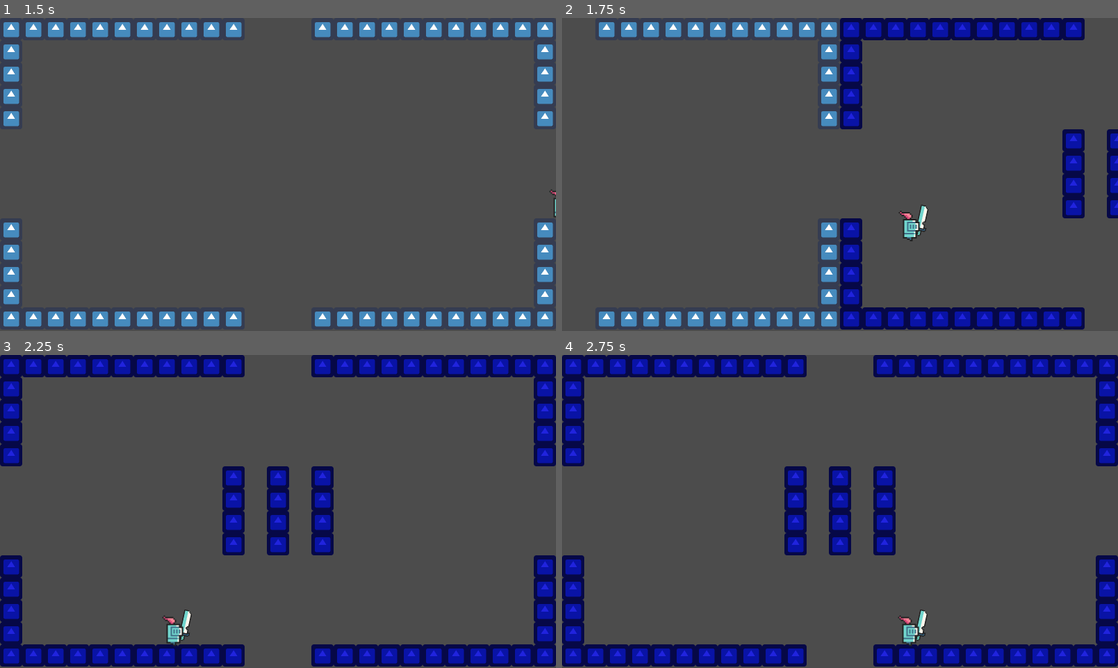
Above: before the commit, frames 1-4 (two rows, left to right).
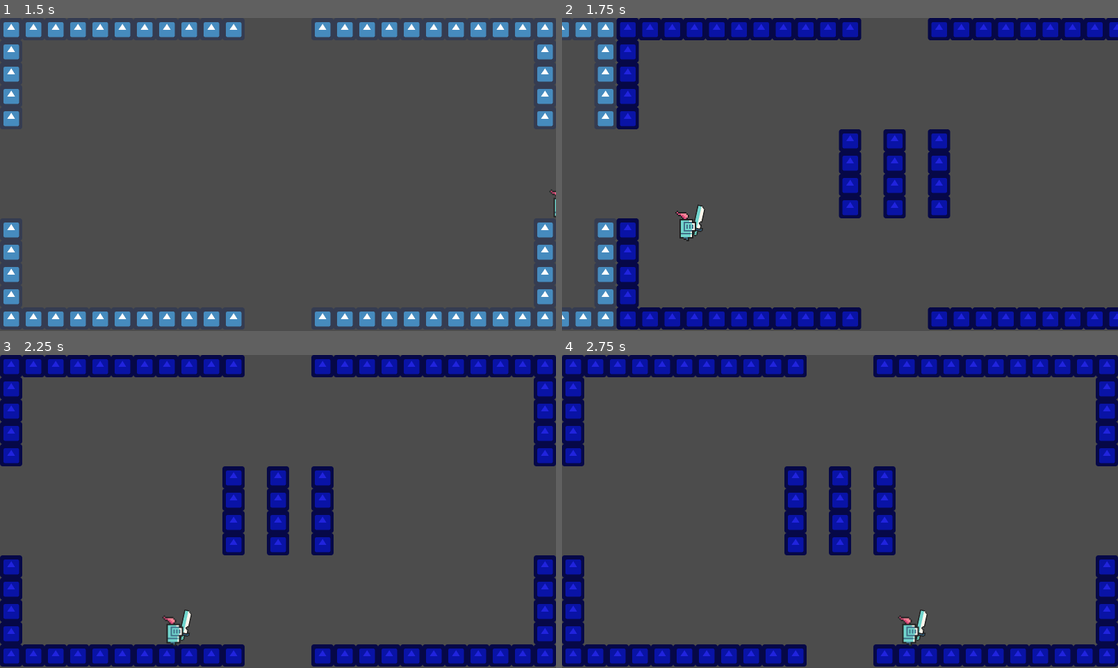
Above: after the commit, the same moments.

Repository: guillermo-st/roguelike-tdl
Game: Godot game, scene res://scenes/game/GameController.tscn
Same seed, same stepped clock (60 frames per second), same inputs: the game is played once before the commit and once after it. The engine's default icon, where the game draws it, is replaced by a stand-in: a white triangle on a blue panel in a dark square.
Inputs:
- Up to frame 1 (1.5 s): tap Enter at 0.5 s; hold Right (ui_right) 0.53-1.28 s; hold Down (ui_down) from 1.28 s (still down)
- Up to frame 2 (1.75 s): keep holding Down (ui_down)
- Up to frame 3 (2.25 s): release Down (ui_down) at 2.03 s; hold Right (ui_right) from 2.03 s (still down)
- Up to frame 4 (2.75 s): keep holding Right (ui_right)

Frame 1 is identical in both runs. In frame 2, 22% of the frame differs, in the area x 0-100%, y 0-100%; in frame 3, less than 0.1%; in frame 4, nothing differs.

Commit message:
Change the camera smoothing type

Diff:
--- a/scenes/game/CameraController.gd
+++ b/scenes/game/CameraController.gd
@@ -13,5 +13,5 @@
 
 
 func move_camera(target_position):
-	$Tween.interpolate_property($Camera2D, "global_position", $Camera2D.global_position, target_position, 0.5, Tween.TRANS_LINEAR, Tween.EASE_IN_OUT)
+	$Tween.interpolate_property($Camera2D, "global_position", $Camera2D.global_position, target_position, 0.75, Tween.TRANS_EXPO, Tween.EASE_OUT)
 	$Tween.start()
